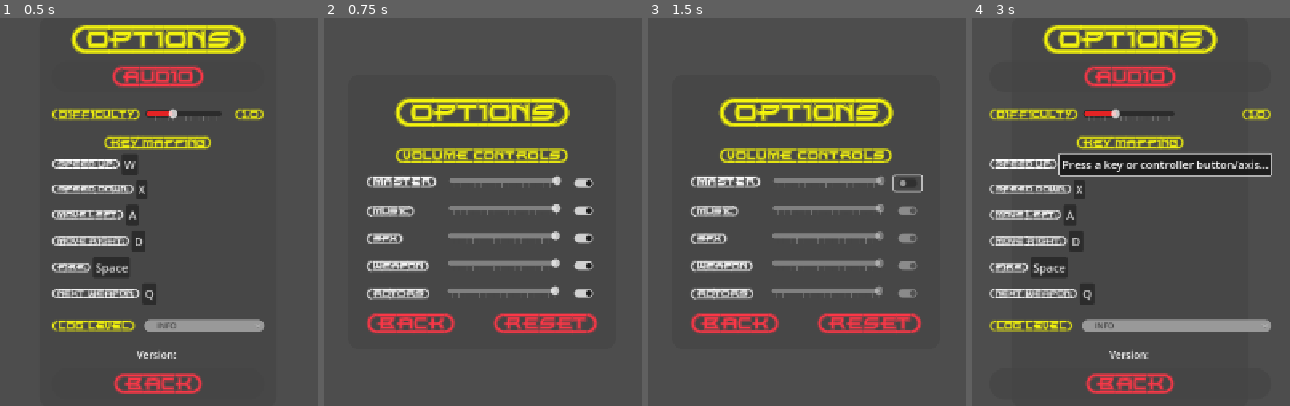
Above: before the commit, frames 1-4 (left to right).
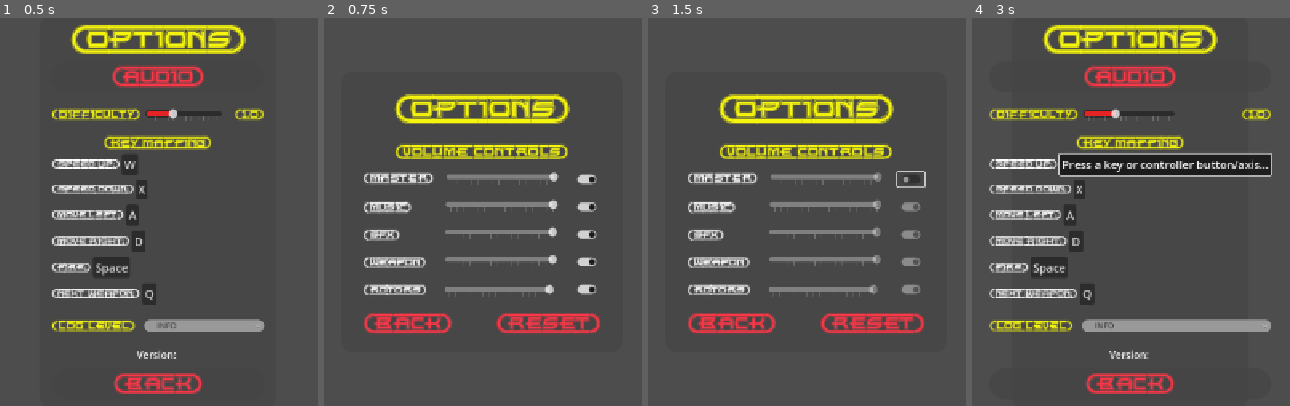
Above: after the commit, the same moments.

Repository: ikostan/SkyLockAssault
Game: Godot game, scene res://scenes/options_menu.tscn
Same seed, same stepped clock (60 frames per second), same inputs: the game is played once before the commit and once after it. This scene is started directly instead of the project's main scene. Video files are missing from this copy of the repository; at most half a second of black plays in their place. Sound files missing from this copy of the repository are replaced by a short silence.
Inputs (mouse positions are in pixels of both pictures, inside the frame that each line leads up to; where the layout moved, square brackets give the same spot in the first picture):
- Up to frame 1 (0.5 s): no input
- Up to frame 2 (0.75 s): click "{AUDIO}" at 0.5 s
- Up to frame 3 (1.5 s): click (911, 180) [908, 184] at 1.25 s
- Up to frame 4 (3 s): click "{BACK}" at 2 s; click "W" at 2.75 s

Frame 1 is identical in both runs. In frame 2, 14% of the frame differs, in the area x 12-87%, y 19-82%; in frame 3, 14%; in frame 4, nothing differs.

Commit message:
SFX Rotors Volume Control scene refactoring
eliminate redundant code in audio_settings.gd (e.g., individual _on_change_*_volume functions), making it cleaner and easier to maintain.

Diff:
--- a/scenes/audio_settings.tscn
+++ b/scenes/audio_settings.tscn
@@ -2,11 +2,11 @@
 
 [ext_resource type="FontFile" uid="uid://borwvgqdgawbj" path="res://files/fonts/EMPIREST.TTF" id="1_j3be7"]
 [ext_resource type="Script" uid="uid://c2u0utdi762fi" path="res://scripts/audio_settings.gd" id="1_yonr6"]
-[ext_resource type="PackedScene" uid="uid://4cavnb0mmtn8" path="res://scenes/volume_controls/master_volume_control.tscn" id="3_6jtyf"]
-[ext_resource type="PackedScene" uid="uid://eb04pytcq5xc" path="res://scenes/volume_controls/music_volume_control.tscn" id="4_73bp5"]
-[ext_resource type="PackedScene" uid="uid://6npyx3vjw3wg" path="res://scenes/volume_controls/sfx_volume_control.tscn" id="5_j3be7"]
-[ext_resource type="PackedScene" uid="uid://bo5ooohvfu7u6" path="res://scenes/volume_controls/sfx_weapon_control.tscn" id="6_yonr6"]
-[ext_resource type="PackedScene" uid="uid://cwcx54enfythj" path="res://scenes/volume_controls/sfx_rotors_volume_control.tscn" id="7_koe27"]
+[ext_resource type="PackedScene" uid="uid://b5gng6qabe5s" path="res://scenes/volume_controls/master_control.tscn" id="3_koe27"]
+[ext_resource type="PackedScene" uid="uid://cotnw0o3axyd6" path="res://scenes/volume_controls/music_control.tscn" id="4_a0ntd"]
+[ext_resource type="PackedScene" uid="uid://ckj1bkdiy65dd" path="res://scenes/volume_controls/sfx_control.tscn" id="5_w6v8r"]
+[ext_resource type="PackedScene" uid="uid://ckgawrkjfsld5" path="res://scenes/volume_controls/weapon_control.tscn" id="6_axthr"]
+[ext_resource type="PackedScene" uid="uid://nrunltyo5m58" path="res://scenes/volume_controls/sfx_rotors_volume_control.tscn" id="7_ut8uj"]
 
 [sub_resource type="StyleBoxFlat" id="StyleBoxFlat_j3be7"]
 bg_color = Color(0.2627451, 0.2627451, 0.2627451, 0.5882353)
@@ -47,6 +47,8 @@
 anchor_top = 0.5
 anchor_right = 0.5
 anchor_bottom = 0.5
+offset_top = -12.0
+offset_bottom = 12.0
 grow_horizontal = 2
 grow_vertical = 2
 size_flags_horizontal = 4
@@ -59,10 +61,10 @@
 anchor_top = 0.5
 anchor_right = 0.5
 anchor_bottom = 0.5
-offset_left = -215.0
-offset_top = -220.0
-offset_right = 215.0
-offset_bottom = 220.0
+offset_left = -225.0
+offset_top = -225.0
+offset_right = 225.0
+offset_bottom = 225.0
 grow_horizontal = 2
 grow_vertical = 2
 size_flags_horizontal = 4
@@ -76,13 +78,13 @@
 anchor_top = 0.5
 anchor_right = 0.5
 anchor_bottom = 0.5
-offset_left = -185.0
+offset_left = -190.0
 offset_top = -195.0
-offset_right = 185.0
+offset_right = 190.0
 offset_bottom = 195.0
 grow_horizontal = 2
 grow_vertical = 2
-theme_override_constants/separation = 20
+theme_override_constants/separation = 26
 
 [node name="Label" type="Label" parent="Panel/OptionsContainer"]
 layout_mode = 2
@@ -95,6 +97,7 @@
 
 [node name="VolumeControls" type="VBoxContainer" parent="Panel/OptionsContainer"]
 layout_mode = 2
+size_flags_vertical = 4
 tooltip_text = "Volume Controls"
 theme_override_constants/separation = 20
 
@@ -106,133 +109,20 @@
 text = "{VOLUME=CONTROLS}"
 horizontal_alignment = 1
 
-[node name="Master" type="HBoxContainer" parent="Panel/OptionsContainer/VolumeControls"]
-layout_mode = 2
-size_flags_vertical = 3
-tooltip_text = "Master Volum Control"
-theme_override_constants/separation = 20
-
-[node name="MasterLabel" type="Label" parent="Panel/OptionsContainer/VolumeControls/Master"]
-layout_mode = 2
-size_flags_horizontal = 0
-size_flags_vertical = 1
-theme_override_fonts/font = ExtResource("1_j3be7")
-theme_override_font_sizes/font_size = 20
-text = "{MASTER}"
-
-[node name="MasterControl" parent="Panel/OptionsContainer/VolumeControls/Master" instance=ExtResource("3_6jtyf")]
-layout_mode = 2
-size_flags_horizontal = 0
-size_flags_vertical = 0
-
-[node name="Mute" type="CheckButton" parent="Panel/OptionsContainer/VolumeControls/Master"]
-layout_mode = 2
-size_flags_horizontal = 10
-tooltip_text = "Mute All"
-button_pressed = true
-icon_alignment = 2
-vertical_icon_alignment = 0
-expand_icon = true
-
-[node name="Music" type="HBoxContainer" parent="Panel/OptionsContainer/VolumeControls"]
-layout_mode = 2
-tooltip_text = "Music Volum Control"
-theme_override_constants/separation = 55
-
-[node name="MusicLabel" type="Label" parent="Panel/OptionsContainer/VolumeControls/Music"]
-layout_mode = 2
-size_flags_horizontal = 0
-theme_override_fonts/font = ExtResource("1_j3be7")
-theme_override_font_sizes/font_size = 18
-text = "{MUSIC}"
-
-[node name="MusicControl" parent="Panel/OptionsContainer/VolumeControls/Music" instance=ExtResource("4_73bp5")]
+[node name="Master" parent="Panel/OptionsContainer/VolumeControls" instance=ExtResource("3_koe27")]
 layout_mode = 2
 
-[node name="Mute" type="CheckButton" parent="Panel/OptionsContainer/VolumeControls/Music"]
-layout_mode = 2
-size_flags_horizontal = 10
-tooltip_text = "Mute Music"
-button_pressed = true
-icon_alignment = 2
-vertical_icon_alignment = 0
-expand_icon = true
-
-[node name="SFX" type="HBoxContainer" parent="Panel/OptionsContainer/VolumeControls"]
-layout_mode = 2
-size_flags_vertical = 3
-tooltip_text = "SFX Volum Controls"
-theme_override_constants/separation = 73
-
-[node name="SFXLabel" type="Label" parent="Panel/OptionsContainer/VolumeControls/SFX"]
-layout_mode = 2
-size_flags_horizontal = 0
-theme_override_fonts/font = ExtResource("1_j3be7")
-theme_override_font_sizes/font_size = 18
-text = "{SFX}"
-
-[node name="SFXControl" parent="Panel/OptionsContainer/VolumeControls/SFX" instance=ExtResource("5_j3be7")]
+[node name="Music" parent="Panel/OptionsContainer/VolumeControls" instance=ExtResource("4_a0ntd")]
 layout_mode = 2
 
-[node name="Mute" type="CheckButton" parent="Panel/OptionsContainer/VolumeControls/SFX"]
-layout_mode = 2
-size_flags_horizontal = 10
-tooltip_text = "Mute SFX"
-button_pressed = true
-icon_alignment = 2
-vertical_icon_alignment = 0
-expand_icon = true
-
-[node name="SFXWeapon" type="HBoxContainer" parent="Panel/OptionsContainer/VolumeControls"]
-layout_mode = 2
-size_flags_vertical = 3
-tooltip_text = "SFX Weapon Volum Control"
-theme_override_constants/separation = 32
-
-[node name="SFXWeapon" type="Label" parent="Panel/OptionsContainer/VolumeControls/SFXWeapon"]
-layout_mode = 2
-size_flags_horizontal = 0
-mouse_filter = 0
-theme_override_fonts/font = ExtResource("1_j3be7")
-theme_override_font_sizes/font_size = 18
-text = "{WEAPON}"
-
-[node name="WeaponControl" parent="Panel/OptionsContainer/VolumeControls/SFXWeapon" instance=ExtResource("6_yonr6")]
+[node name="SFX" parent="Panel/OptionsContainer/VolumeControls" instance=ExtResource("5_w6v8r")]
 layout_mode = 2
 
-[node name="Mute" type="CheckButton" parent="Panel/OptionsContainer/VolumeControls/SFXWeapon"]
-layout_mode = 2
-size_flags_horizontal = 10
-tooltip_text = "Mute Weapon"
-button_pressed = true
-icon_alignment = 2
-vertical_icon_alignment = 0
-expand_icon = true
-
-[node name="SFXRotors" type="HBoxContainer" parent="Panel/OptionsContainer/VolumeControls"]
-layout_mode = 2
-size_flags_vertical = 3
-tooltip_text = "SFX Rotors Volum Control"
-theme_override_constants/separation = 30
-
-[node name="SFXLabel" type="Label" parent="Panel/OptionsContainer/VolumeControls/SFXRotors"]
-layout_mode = 2
-size_flags_horizontal = 0
-theme_override_fonts/font = ExtResource("1_j3be7")
-theme_override_font_sizes/font_size = 18
-text = "{ROTORS}"
-
-[node name="RotorsControl" parent="Panel/OptionsContainer/VolumeControls/SFXRotors" instance=ExtResource("7_koe27")]
+[node name="SFXWeapon" parent="Panel/OptionsContainer/VolumeControls" instance=ExtResource("6_axthr")]
 layout_mode = 2
 
-[node name="Mute" type="CheckButton" parent="Panel/OptionsContainer/VolumeControls/SFXRotors"]
+[node name="SFXRotors" parent="Panel/OptionsContainer/VolumeControls" instance=ExtResource("7_ut8uj")]
 layout_mode = 2
-size_flags_horizontal = 10
-tooltip_text = "Mute Rotors"
-button_pressed = true
-icon_alignment = 2
-vertical_icon_alignment = 0
-expand_icon = true
 
 [node name="BtnContainer" type="HBoxContainer" parent="Panel/OptionsContainer"]
 layout_mode = 2
@@ -270,6 +160,3 @@
 [node name="MasterWarningDialog" type="AcceptDialog" parent="."]
 
 [node name="SFXWarningDialog" type="AcceptDialog" parent="."]
-
-[connection signal="gui_input" from="Panel/OptionsContainer/VolumeControls/Master/MasterControl" to="." method="_on_master_volume_control_gui_input"]
-[connection signal="toggled" from="Panel/OptionsContainer/VolumeControls/Master/Mute" to="." method="_on_master_mute_toggled"]
--- /dev/null
+++ b/scenes/volume_controls/master_control.tscn
@@ -0,0 +1,31 @@
+[gd_scene load_steps=3 format=3 uid="uid://b5gng6qabe5s"]
+
+[ext_resource type="FontFile" uid="uid://borwvgqdgawbj" path="res://files/fonts/EMPIREST.TTF" id="1_xrowc"]
+[ext_resource type="PackedScene" uid="uid://4cavnb0mmtn8" path="res://scenes/volume_controls/master_volume_control.tscn" id="2_uygp8"]
+
+[node name="Master" type="HBoxContainer"]
+size_flags_vertical = 3
+tooltip_text = "Master Volum Control"
+theme_override_constants/separation = 20
+
+[node name="MasterLabel" type="Label" parent="."]
+layout_mode = 2
+size_flags_horizontal = 0
+size_flags_vertical = 1
+theme_override_fonts/font = ExtResource("1_xrowc")
+theme_override_font_sizes/font_size = 20
+text = "{MASTER}"
+
+[node name="MasterControl" parent="." instance=ExtResource("2_uygp8")]
+layout_mode = 2
+size_flags_horizontal = 0
+size_flags_vertical = 0
+
+[node name="Mute" type="CheckButton" parent="."]
+layout_mode = 2
+size_flags_horizontal = 10
+tooltip_text = "Mute All"
+button_pressed = true
+icon_alignment = 2
+vertical_icon_alignment = 0
+expand_icon = true
--- /dev/null
+++ b/scenes/volume_controls/music_control.tscn
@@ -0,0 +1,27 @@
+[gd_scene load_steps=3 format=3 uid="uid://cotnw0o3axyd6"]
+
+[ext_resource type="FontFile" uid="uid://borwvgqdgawbj" path="res://files/fonts/EMPIREST.TTF" id="1_ami7e"]
+[ext_resource type="PackedScene" uid="uid://eb04pytcq5xc" path="res://scenes/volume_controls/music_volume_control.tscn" id="2_v3orq"]
+
+[node name="Music" type="HBoxContainer"]
+tooltip_text = "Music Volum Control"
+theme_override_constants/separation = 55
+
+[node name="MusicLabel" type="Label" parent="."]
+layout_mode = 2
+size_flags_horizontal = 0
+theme_override_fonts/font = ExtResource("1_ami7e")
+theme_override_font_sizes/font_size = 18
+text = "{MUSIC}"
+
+[node name="MusicControl" parent="." instance=ExtResource("2_v3orq")]
+layout_mode = 2
+
+[node name="Mute" type="CheckButton" parent="."]
+layout_mode = 2
+size_flags_horizontal = 10
+tooltip_text = "Mute Music"
+button_pressed = true
+icon_alignment = 2
+vertical_icon_alignment = 0
+expand_icon = true
--- /dev/null
+++ b/scenes/volume_controls/sfx_control.tscn
@@ -0,0 +1,28 @@
+[gd_scene load_steps=3 format=3 uid="uid://ckj1bkdiy65dd"]
+
+[ext_resource type="FontFile" uid="uid://borwvgqdgawbj" path="res://files/fonts/EMPIREST.TTF" id="1_jsgxk"]
+[ext_resource type="PackedScene" uid="uid://6npyx3vjw3wg" path="res://scenes/volume_controls/sfx_volume_control.tscn" id="2_flykr"]
+
+[node name="SFX" type="HBoxContainer"]
+size_flags_vertical = 3
+tooltip_text = "SFX Volum Controls"
+theme_override_constants/separation = 73
+
+[node name="SFXLabel" type="Label" parent="."]
+layout_mode = 2
+size_flags_horizontal = 0
+theme_override_fonts/font = ExtResource("1_jsgxk")
+theme_override_font_sizes/font_size = 18
+text = "{SFX}"
+
+[node name="SFXControl" parent="." instance=ExtResource("2_flykr")]
+layout_mode = 2
+
+[node name="Mute" type="CheckButton" parent="."]
+layout_mode = 2
+size_flags_horizontal = 10
+tooltip_text = "Mute SFX"
+button_pressed = true
+icon_alignment = 2
+vertical_icon_alignment = 0
+expand_icon = true
--- a/scenes/volume_controls/sfx_rotors_volume_control.tscn
+++ b/scenes/volume_controls/sfx_rotors_volume_control.tscn
@@ -1,24 +1,41 @@
-[gd_scene load_steps=2 format=3 uid="uid://cwcx54enfythj"]
+[gd_scene load_steps=3 format=3 uid="uid://nrunltyo5m58"]
 
 [ext_resource type="Script" uid="uid://8hd1kvmb5bt1" path="res://scripts/volume_slider.gd" id="1_1upbq"]
+[ext_resource type="FontFile" uid="uid://borwvgqdgawbj" path="res://files/fonts/EMPIREST.TTF" id="1_y238m"]
 
-[node name="SFXRotorsVolumeControl" type="Control"]
-layout_mode = 3
-anchors_preset = 15
-anchor_right = 1.0
-anchor_bottom = 1.0
-grow_horizontal = 2
-grow_vertical = 2
+[node name="SFXRotors" type="HBoxContainer"]
+offset_right = 404.0
+offset_bottom = 24.0
+size_flags_horizontal = 3
+size_flags_vertical = 3
+tooltip_text = "SFX Rotors Volum Control"
+theme_override_constants/separation = 30
+
+[node name="SFXLabel" type="Label" parent="."]
+layout_mode = 2
+size_flags_horizontal = 0
+theme_override_fonts/font = ExtResource("1_y238m")
+theme_override_font_sizes/font_size = 18
+text = "{ROTORS}"
 
 [node name="HSlider" type="HSlider" parent="."]
 layout_direction = 2
-layout_mode = 0
-offset_right = 180.0
-offset_bottom = 16.0
+layout_mode = 2
+size_flags_horizontal = 3
+size_flags_vertical = 1
 tooltip_text = "Slide to control rotors volume."
 max_value = 1.0
-step = 0.001
+step = 0.1
 tick_count = 16
 ticks_on_borders = true
 script = ExtResource("1_1upbq")
 bus_name = "SFX_Rotors"
+
+[node name="Mute" type="CheckButton" parent="."]
+layout_mode = 2
+size_flags_horizontal = 8
+tooltip_text = "Mute Rotors"
+button_pressed = true
+icon_alignment = 2
+vertical_icon_alignment = 0
+expand_icon = true
--- /dev/null
+++ b/scenes/volume_controls/weapon_control.tscn
@@ -0,0 +1,29 @@
+[gd_scene load_steps=3 format=3 uid="uid://ckgawrkjfsld5"]
+
+[ext_resource type="FontFile" uid="uid://borwvgqdgawbj" path="res://files/fonts/EMPIREST.TTF" id="1_xwfir"]
+[ext_resource type="PackedScene" uid="uid://bo5ooohvfu7u6" path="res://scenes/volume_controls/sfx_weapon_control.tscn" id="2_8yoka"]
+
+[node name="SFXWeapon" type="HBoxContainer"]
+size_flags_vertical = 3
+tooltip_text = "SFX Weapon Volum Control"
+theme_override_constants/separation = 32
+
+[node name="SFXWeapon" type="Label" parent="."]
+layout_mode = 2
+size_flags_horizontal = 0
+mouse_filter = 0
+theme_override_fonts/font = ExtResource("1_xwfir")
+theme_override_font_sizes/font_size = 18
+text = "{WEAPON}"
+
+[node name="WeaponControl" parent="." instance=ExtResource("2_8yoka")]
+layout_mode = 2
+
+[node name="Mute" type="CheckButton" parent="."]
+layout_mode = 2
+size_flags_horizontal = 10
+tooltip_text = "Mute Weapon"
+button_pressed = true
+icon_alignment = 2
+vertical_icon_alignment = 0
+expand_icon = true
--- a/scripts/audio_settings.gd
+++ b/scripts/audio_settings.gd
@@ -62,7 +62,7 @@
 @onready var mute_weapon: CheckButton = $Panel/OptionsContainer/VolumeControls/SFXWeapon/Mute
 # SFX Rotor Volume Controls
 @onready
-var rotor_slider: HSlider = $Panel/OptionsContainer/VolumeControls/SFXRotors/RotorsControl/HSlider
+var rotor_slider: HSlider = $Panel/OptionsContainer/VolumeControls/SFXRotors/HSlider
 @onready var mute_rotor: CheckButton = $Panel/OptionsContainer/VolumeControls/SFXRotors/Mute
 #Other UI elements
 @onready var master_warning_dialog: AcceptDialog = $MasterWarningDialog
